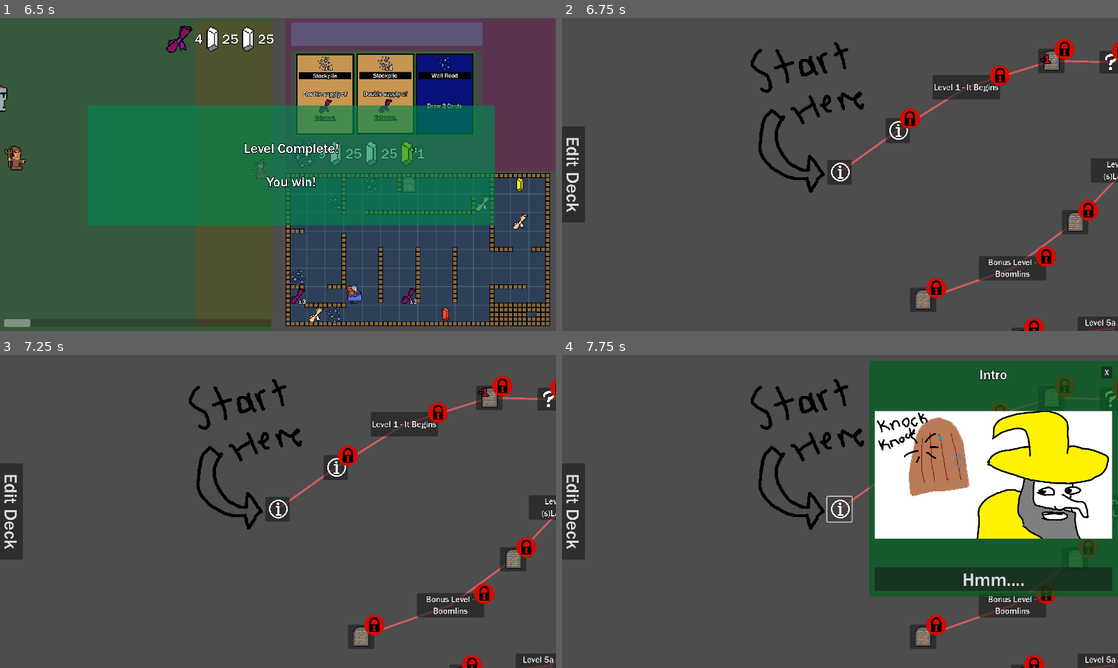
Above: before the commit, frames 1-4 (two rows, left to right).
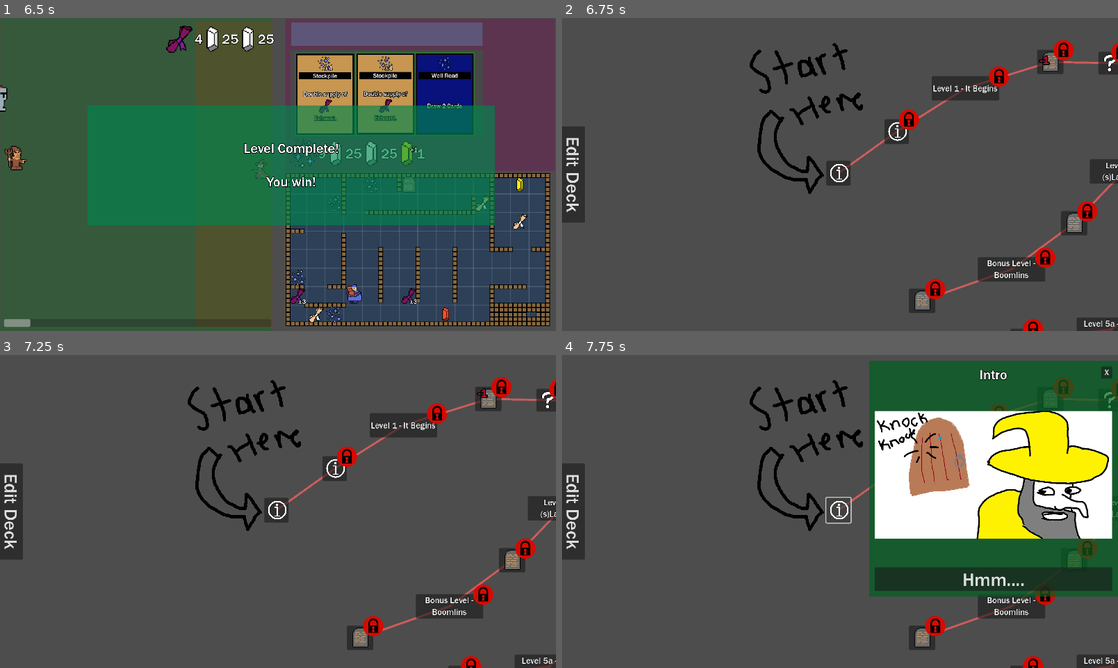
Above: after the commit, the same moments.

Repository: oliveman521/We-Wizards-Three
Game: Godot game, scene res://Scenes/GameScene.tscn
Same seed, same stepped clock (60 frames per second), same inputs: the game is played once before the commit and once after it. This scene is started directly instead of the project's main scene.
Inputs (mouse positions are in pixels of both pictures, inside the frame that each line leads up to):
- Up to frame 1 (6.5 s): click (322, 93) at 0.52 s; move the mouse to (400, 158) at 1.27 s; hold Right (labyrinth_right) 1.28-2.03 s; tap Ctrl (labyrinth_boost) at 1.35, 5.85 s; click (400, 158) at 1.42 s; tap Enter at 2 s; move the mouse to (166, 190) at 2.02 s; hold Down (labyrinth_down) 2.03-2.78 s; tap F (ship_shoot1) at 2.1 s; move the mouse to (333, 105) at 2.77 s; hold Right (labyrinth_right) 2.78-3.53 s; tap G (ship_shoot2) at 2.85 s; move the mouse to (250, 237) at 3.52 s; hold Up (labyrinth_up) 3.53-4.28 s; tap H (ship_shoot3) at 3.6 s; click (250, 237) at 3.67 s; move the mouse to (444, 221) at 4.27 s; hold P 4.28-5.03 s; hold Left (labyrinth_left) 4.28-5.78 s; move the mouse to (111, 127) at 5.02 s; tap O at 5.1 s; move the mouse to (305, 174) at 5.77 s; hold Down (labyrinth_down) from 5.78 s (still down); click (305, 174) at 5.92 s
- Up to frame 2 (6.75 s): move the mouse to (756, 96) at 6.52 s; release Down (labyrinth_down) at 6.53 s; hold Right (labyrinth_right) from 6.53 s (still down); tap F (ship_shoot1) at 6.6 s
- Up to frame 3 (7.25 s): keep holding Right (labyrinth_right)
- Up to frame 4 (7.75 s): release Right (labyrinth_right) at 7.25 s; click (840, 508) at 7.27 s

Frame 1 is identical in both runs. In frame 2, 3.2% of the frame differs, in the area x 33-100%, y 6-100%; in frame 3, 3.2%; in frame 4, 2.2%.
Error in both runs: Invalid access to property or key 'supplies_present' on a base object of type 'Nil'. (res://UI/Supply_UI.gd:22)

Commit message:
Tweak to previous

Diff:
--- a/Cards/CardManager.gd
+++ b/Cards/CardManager.gd
@@ -85,7 +85,7 @@
 
 
 func arrange_cards_in_playspace() -> void:
-	if get_tree() == null: return #this function normally triggers when nodes are rearranged. Since this happens whenever the scene is unloaded, this fires when the scene is unloading, so we should skip it if we're currently unloading
+	if !is_inside_tree(): return #this function normally triggers when nodes are rearranged. Since this happens whenever the scene is unloaded, this fires when the scene is unloading, so we should skip it if we're currently unloading
 
 	var queue_pos: Vector2 = queue_of_cards.global_position
 	const queue_span:= Vector2(100,100)
--- a/Scenes/Level Select Map/MapControlsLabel.gd
+++ b/Scenes/Level Select Map/MapControlsLabel.gd
@@ -6,7 +6,7 @@
 
 var fade_time: float = 0.5
 var last_frame_camera_pos: Vector2
-var alpha = 0
+var alpha: float = 0
 
 # Called every frame. 'delta' is the elapsed time since the previous frame.
 func _ready() -> void:
--- a/Scenes/Level Select Scene.tscn
+++ b/Scenes/Level Select Scene.tscn
@@ -158,6 +158,13 @@
 mouse_filter = 2
 script = ExtResource("2_6iwrn")
 
+[node name="Map Bounds" type="Control" parent="Map Manager"]
+anchors_preset = 0
+offset_left = -358.0
+offset_top = -353.0
+offset_right = 2845.0
+offset_bottom = 1893.0
+
 [node name="StartHere" type="Sprite2D" parent="Map Manager"]
 position = Vector2(162, 187)
 scale = Vector2(0.553061, 0.553061)
@@ -428,7 +435,7 @@
 to auto-complete level"
 
 [node name="Camera2D" type="Camera2D" parent="."]
-position = Vector2(221, 299)
+position = Vector2(223, 297)
 enabled = false
 zoom = Vector2(1.75, 1.75)
 script = ExtResource("49_fpw7x")
@@ -607,5 +614,6 @@
 theme_override_font_sizes/font_size = 28
 text = " X "
 
+[connection signal="gui_input" from="Map Manager/Map Bounds" to="Camera2D" method="_on_map_bounds_gui_input"]
 [connection signal="button_down" from="Overlay Canvas/Edit Deck Button" to="Overlay Canvas/Deck Building Menu" method="open_deck_builder_menu"]
 [connection signal="button_down" from="Overlay Canvas/Deck Building Menu/Screen Margin/Back Button" to="Overlay Canvas/Deck Building Menu" method="close_deck_builder_menu"]
--- a/Scenes/LevelSelectCamera.gd
+++ b/Scenes/LevelSelectCamera.gd
@@ -28,6 +28,7 @@
 
 func _process(delta: float) -> void:
 
+	#TODO this scrolling triggers even if we're scrolling another object
 	if Input.is_action_just_pressed("map_zoom_in"):
 		target_zoom *= Vector2(zoom_factor,zoom_factor)
 	if Input.is_action_just_pressed("map_zoom_out"):
